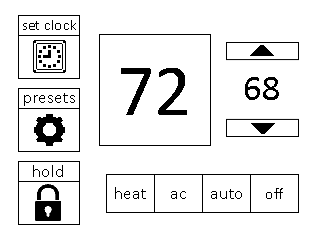
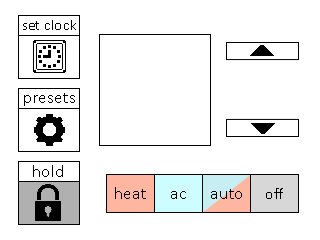
Comparing the layer stacks of the two 320px x 240px images. Changes:
added group "toghon" with 5 layers in group "homepage" over (19, 182, 79, 224)
added layer "hold region" (2nd of 2, in "homepage" › "toghon") in group "toghon" over (19, 182, 79, 224)
added layer "Layer 1" in group "toghon" over (19, 182, 79, 224)
moved "temp" above "control bars" over (121, 68, 187, 115)
hid "72" over (121, 68, 187, 115)
added group "control bars" with 38 layers in group "homepage" over (107, 175, 298, 212)
added group "offbar" with 8 layers in group "control bars" over (107, 175, 298, 212)
added layer "off" (1st of 4, in "homepage" › "control bars" › "offbar") in group "offbar" over (251, 175, 298, 212)
added layer "auto" (1st of 4, in "homepage" › "control bars" › "offbar") in group "offbar" over (203, 175, 250, 212)
added layer "ac" (1st of 4, in "homepage" › "control bars" › "offbar") in group "offbar" over (155, 175, 202, 212)
added layer "heat" (1st of 4, in "homepage" › "control bars" › "offbar") in group "offbar" over (107, 175, 154, 212)
added group "autobar" with 10 layers in group "control bars" over (107, 175, 298, 212)
added layer "off" (2nd of 4, in "homepage" › "control bars" › "autobar") in group "autobar" over (251, 175, 298, 212)
added layer "auto" (2nd of 4, in "homepage" › "control bars" › "autobar") in group "autobar" over (203, 175, 250, 212)
added layer "Layer 2" in group "autobar" over (203, 175, 250, 212)
added layer "Layer 3" in group "autobar" over (203, 175, 250, 212)
added layer "ac" (2nd of 4, in "homepage" › "control bars" › "autobar") in group "autobar" over (155, 175, 202, 212)
added group "acbar" with 8 layers in group "control bars" over (107, 175, 298, 212)
renamed "control bar" to "heatbar", moved it into group "control bars" over (107, 175, 298, 212)
showed "background" over (19, 68, 298, 224)
…and 23 more changes (18 added, 1 painted, 4 renamed, 5 stack, 1 visibility)
